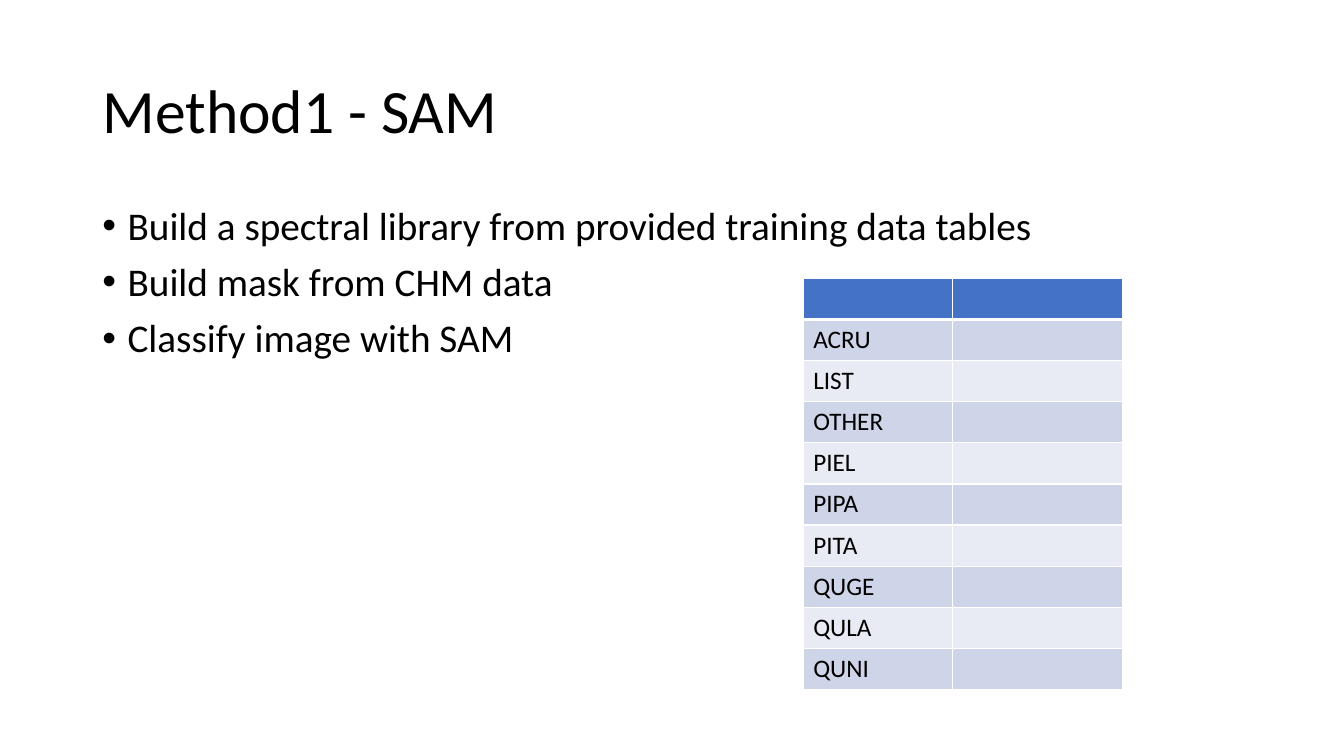
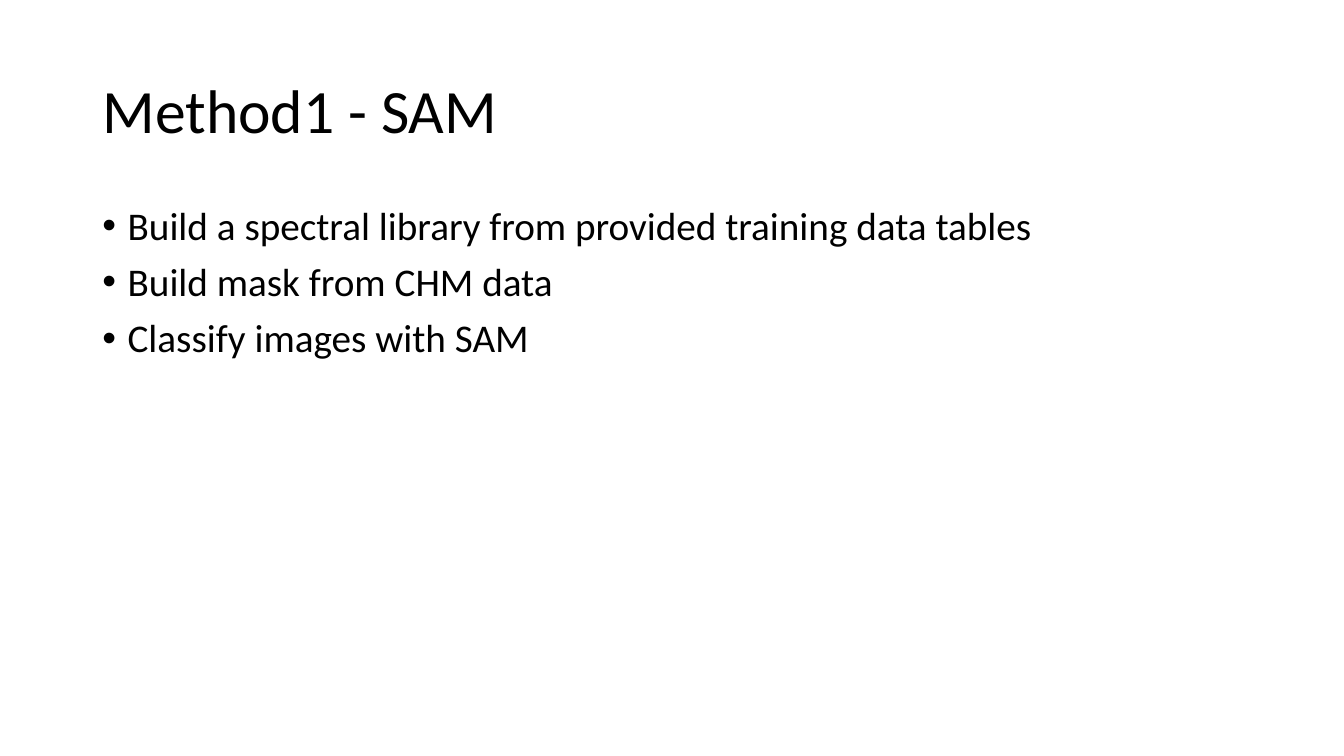
Before and after one commit to zhiqiyu/Plant-Identification-with-NEON-Remote-Sensing-Data, a slide deck: slide 7 of final-zyu.pptx. Drawn at 1344x756 pixels with LibreOffice and Linux fonts; fonts in the diff are those of the drawing. Boxes give left, top, right and bottom in pixels: in the first picture for what was removed or moved away, otherwise in the second. Text is boxed around its words. In the diff, an @@ line names an element or a change of style, - is before the commit and + after.

```diff
--- a/final-zyu.pptx
+++ b/final-zyu.pptx
@@ table removed at <box>804,278,1123,690</box>, 10 rows, 2 columns @@
- | 
-ACRU | 
-LIST | 
-OTHER | 
-PIEL | 
-PIPA | 
-PITA | 
-QUGE | 
-QULA | 
-QUNI | 
@@ text at <box>128,324,529,359</box>: text changed @@
-• Classify image with SAM
+• Classify images with SAM
```
Also in this commit, not shown: 5 other slides changed, 2 other files.
